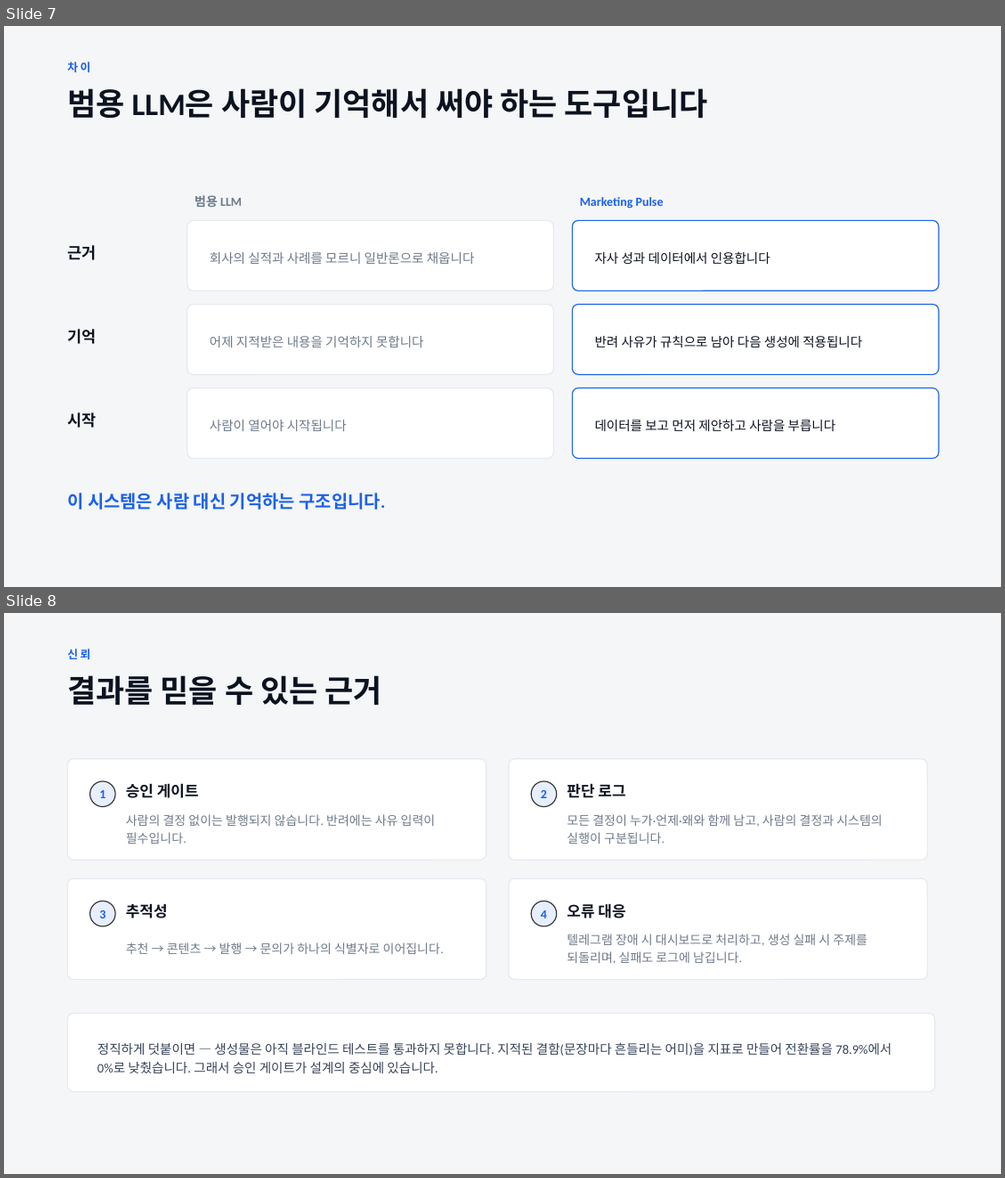
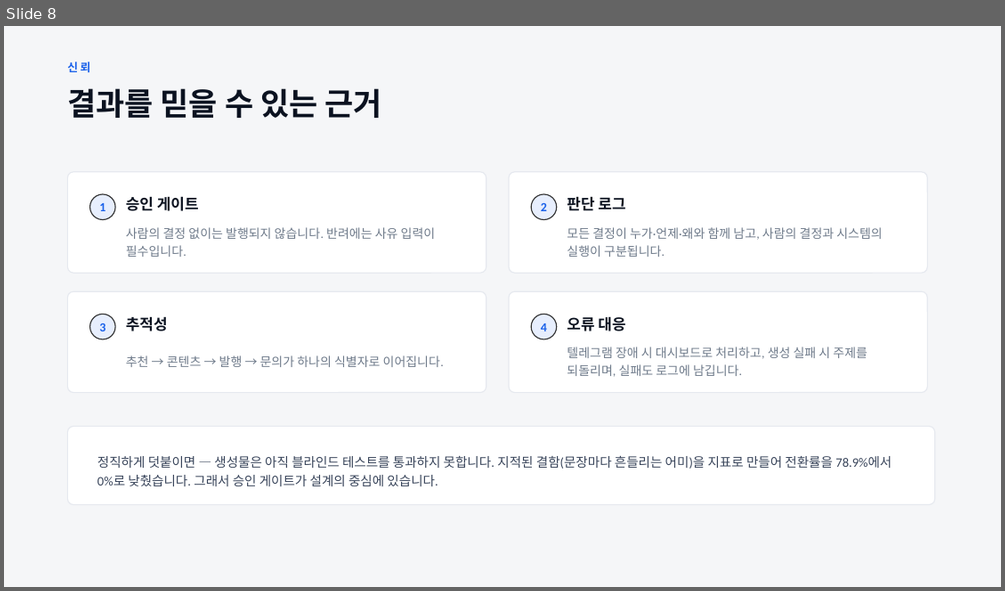
Before and after one commit to donghyun0215/marketingbot, a slide deck: aidlc-docs/deliverables/발표덱.pptx. Shown one above the other, each under a label of ours: slides 7 and 8 before the commit, slide 8 after it. The pictures are 1005x1178 and 1005x591 pixels, drawn with LibreOffice and Linux fonts; fonts in the diff are those of the drawing. Boxes give left, top, right and bottom in pixels: in the first picture for what was removed or moved away, otherwise in the second. Text is boxed around its words. In the diff, an @@ line names an element or a change of style, - is before the commit and + after.

```diff
--- a/aidlc-docs/deliverables/발표덱.pptx
+++ b/aidlc-docs/deliverables/발표덱.pptx
@@ slide 7 removed at (x1=4, y1=26, x2=1001, y2=587), background #F5F6F8 @@
@@ text removed at (x1=67, y1=62, x2=90, y2=72) @@
-차이
@@ text removed at (x1=67, y1=88, x2=708, y2=118) @@
-범용 LLM은 사람이 기억해서 써야 하는 도구입니다
@@ text removed at (x1=194, y1=195, x2=242, y2=207) @@
-범용 LLM
@@ text removed at (x1=580, y1=197, x2=663, y2=208) @@
-Marketing Pulse
@@ rounded rectangle removed at (x1=187, y1=220, x2=554, y2=290) @@
@@ rounded rectangle removed at (x1=573, y1=220, x2=938, y2=290) @@
@@ text removed at (x1=67, y1=245, x2=96, y2=260) @@
-근거
@@ text removed at (x1=210, y1=252, x2=475, y2=264) @@
-회사의 실적과 사례를 모르니 일반론으로 채웁니다
@@ text removed at (x1=595, y1=252, x2=770, y2=264) @@
-자사 성과 데이터에서 인용합니다
@@ rounded rectangle removed at (x1=187, y1=305, x2=554, y2=375) @@
@@ rounded rectangle removed at (x1=573, y1=305, x2=938, y2=375) @@
@@ text removed at (x1=67, y1=329, x2=96, y2=344) @@
-기억
@@ text removed at (x1=210, y1=336, x2=424, y2=347) @@
-어제 지적받은 내용을 기억하지 못합니다
@@ text removed at (x1=595, y1=336, x2=862, y2=347) @@
-반려 사유가 규칙으로 남아 다음 생성에 적용됩니다
@@ rounded rectangle removed at (x1=187, y1=388, x2=554, y2=459) @@
@@ rounded rectangle removed at (x1=573, y1=388, x2=938, y2=459) @@
@@ text removed at (x1=67, y1=412, x2=96, y2=427) @@
-시작
@@ text removed at (x1=210, y1=419, x2=347, y2=431) @@
-사람이 열어야 시작됩니다
@@ text removed at (x1=595, y1=419, x2=836, y2=431) @@
-데이터를 보고 먼저 제안하고 사람을 부릅니다
@@ text removed at (x1=67, y1=492, x2=385, y2=509) @@
-이 시스템은 사람 대신 기억하는 구조입니다.
```
Also in this commit, not shown: 2 slides changed, 1 slide added, 13 other files.
